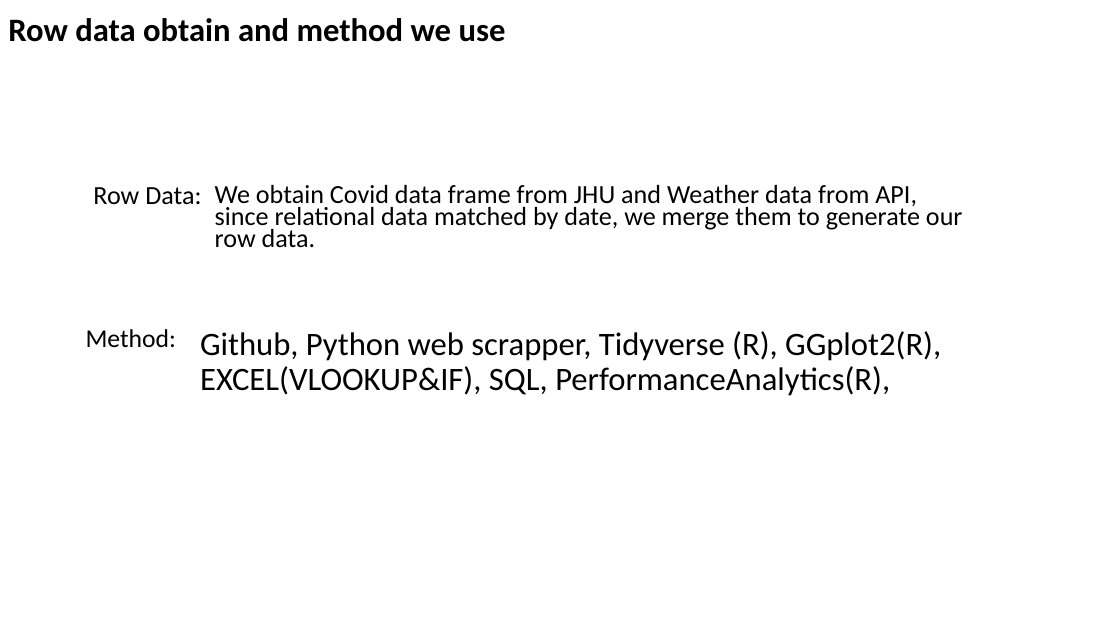
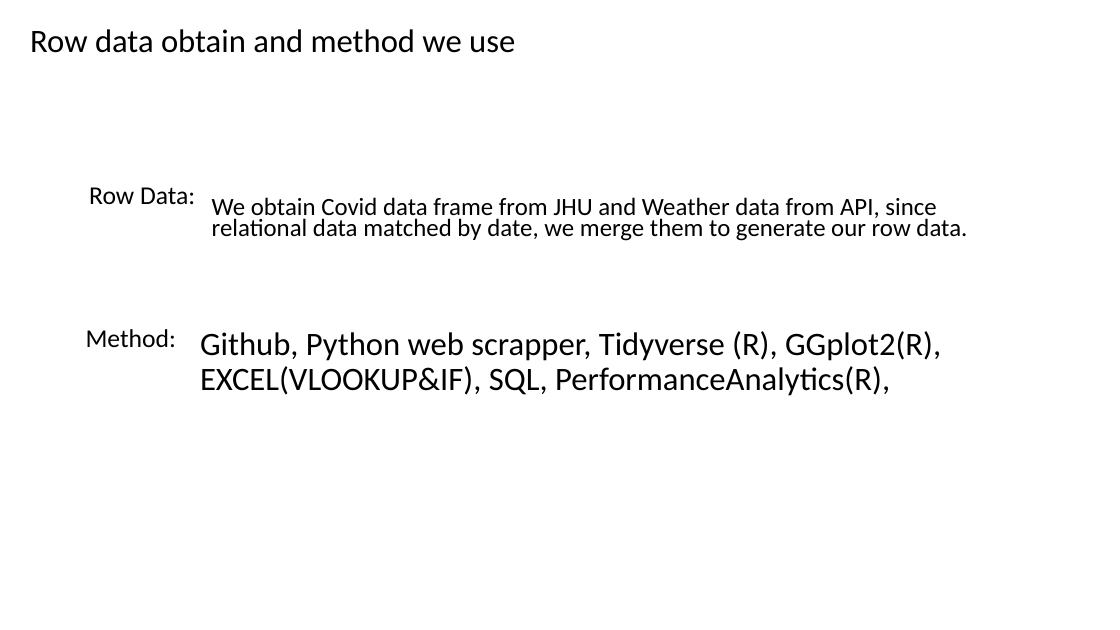
Before and after one commit to ShuyangLu/QBS181final, a slide deck: slide 4 of qbs 181 group.pptx. Drawn at 1120x630 pixels with LibreOffice and Linux fonts; fonts in the diff are those of the drawing. Boxes give left, top, right and bottom in pixels: in the first picture for what was removed or moved away, otherwise in the second. Text is boxed around its words. In the diff, an @@ line names an element or a change of style, - is before the commit and + after.

```diff
--- a/qbs 181 group.pptx
+++ b/qbs 181 group.pptx
@@ title "Row data obtain and method ...": place and size @@
-title "Row data obtain and method ..." at <box>8,18,506,42</box>
+title "Row data obtain and method ..." at <box>30,29,515,53</box>
@@ title "Row data obtain and method ..." at <box>30,29,515,53</box>: bold off @@
@@ text "Row Data:" at <box>89,187,195,205</box>: size 22.4 to 22 pt; line spacing 0.7 to 0.72 @@
@@ text "We obtain Covid data frame ...": place and size @@
-text "We obtain Covid data frame ..." at <box>215,185,963,247</box>
+text "We obtain Covid data frame ..." at <box>212,197,967,241</box>
@@ text "We obtain Covid data frame ..." at <box>212,197,967,241</box>: size 22.4 to 21.3 pt; line spacing 0.7 to 0.72; less space between paragraphs @@
```
Also in this commit, not shown: 9 other slides changed, 5 slides added.
